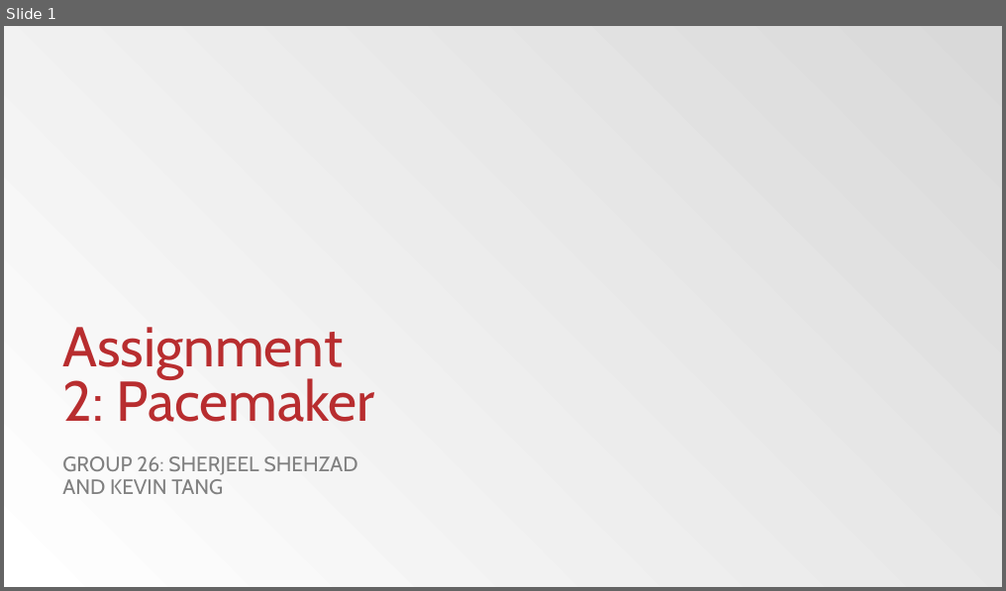
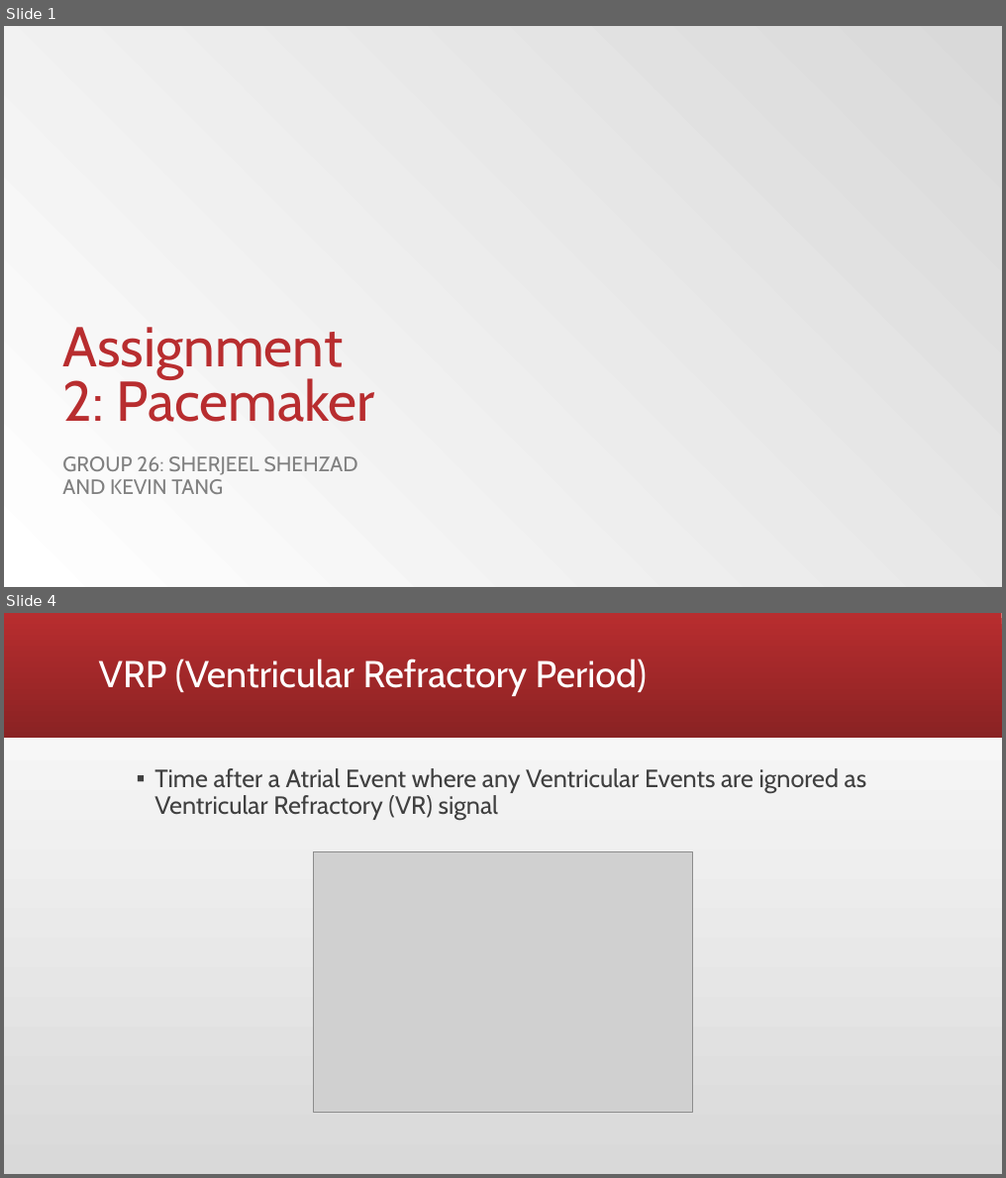
Before and after one commit to sherjeelshehzad/pacemaker, a slide deck: Assignment 2.pptx. Shown one above the other, each under a label of ours: slide 1 before the commit, slides 1 and 4 after it; the slides between them are not shown. The pictures are 1006x591 and 1006x1178 pixels, drawn with LibreOffice and Linux fonts; fonts in the diff are those of the drawing; grey boxes stand for pictures; background and template pictures are left out. Boxes give left, top, right and bottom in pixels: in the first picture for what was removed or moved away, otherwise in the second. Text is boxed around its words. In the diff, an @@ line names an element or a change of style, - is before the commit and + after.

```diff
--- a/Assignment 2.pptx
+++ b/Assignment 2.pptx
@@ slide 4 added at [4,613,1002,1174], background gradient #D9D9D9 to #FFFFFF @@
@@ rectangle added at [4,613,1002,738], fill gradient #B82D2F to #8A2223 @@
@@ title added at [99,659,647,696], 36 pt, text #FFFFFF @@
+VRP (Ventricular Refractory Period)
@@ text added at [154,768,867,821], 24 pt, text #404040 @@
+▪ Time after a Atrial Event where any Ventricular Events are ignored as Ventricular Refractory (VR) signal
@@ picture added at [313,853,693,1112] @@
```
Also in this commit, not shown: 4 slides changed, 2 other slides added, 4 slides removed, 4 other files.
